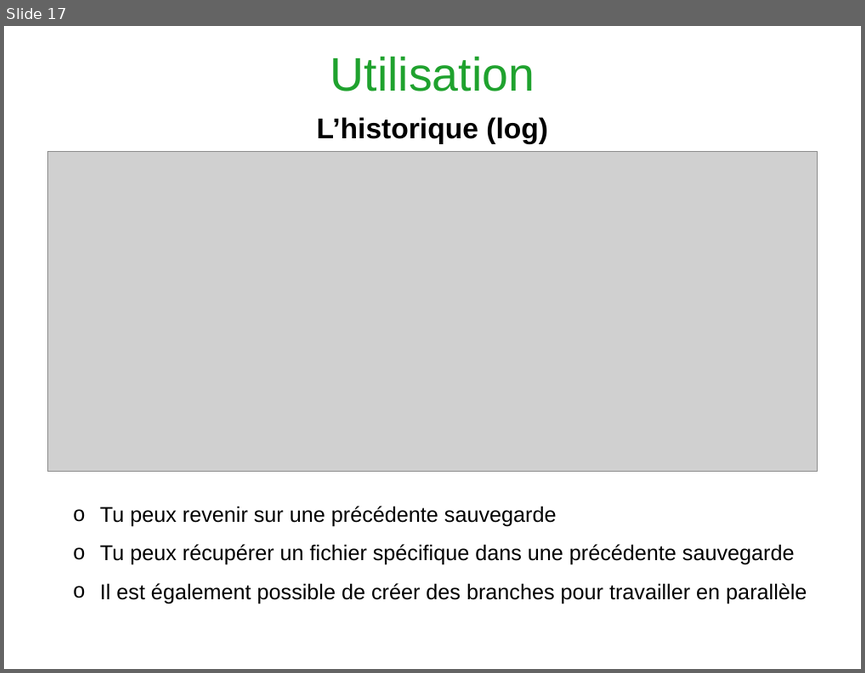
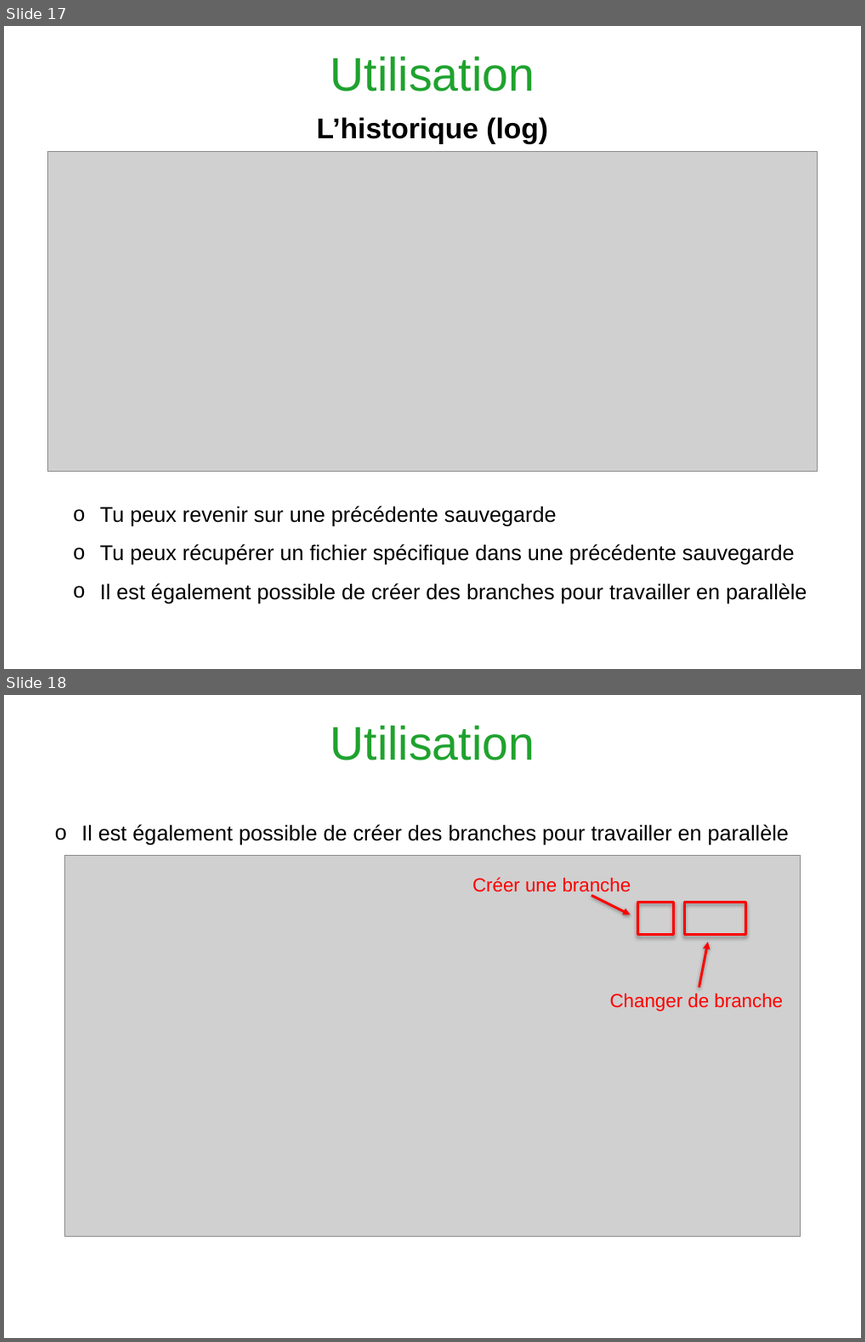
Before and after one commit to Heuclin/Git-sur-Rstudio, a slide deck: Présentation_gitlab_Rstudio.pptx. Shown one above the other, each under a label of ours: slide 17 before the commit, slides 17 and 18 after it. The pictures are 865x673 and 865x1342 pixels, drawn with LibreOffice and Linux fonts; fonts in the diff are those of the drawing; grey boxes stand for pictures; background and template pictures are left out. Boxes give left, top, right and bottom in pixels: in the first picture for what was removed or moved away, otherwise in the second. Text is boxed around its words. In the diff, an @@ line names an element or a change of style, - is before the commit and + after.

```diff
--- a/Présentation_gitlab_Rstudio.pptx
+++ b/Présentation_gitlab_Rstudio.pptx
@@ slide 18 added at <box>4,695,861,1338</box>, background #FFFFFF @@
@@ text added at <box>330,726,534,760</box>, 39.6 pt, text #1FA22E @@
+Utilisation
@@ text added at <box>81,824,789,845</box>, 18 pt, text #000000 @@
+o Il est également possible de créer des branches pour travailler en parallèle
@@ picture added at <box>65,855,800,1236</box> @@
@@ text added at <box>472,877,631,896</box>, 16 pt, text #FF0000 @@
+Créer une branche
@@ arrow added from (590, 896) to (630, 914), #FF0000 2 pt @@
@@ rectangle added at <box>638,902,674,935</box>, outline #FF0000 2.25 pt @@
@@ rectangle added at <box>684,902,746,935</box>, outline #FF0000 2.25 pt @@
@@ arrow added from (698, 987) to (708, 941), #FF0000 2 pt @@
@@ text added at <box>610,993,783,1011</box>, 16 pt, text #FF0000 @@
+Changer de branche
```
Also in this commit, not shown: 7 slides changed, 2 other slides added, 1 slide removed, 1 other file.
